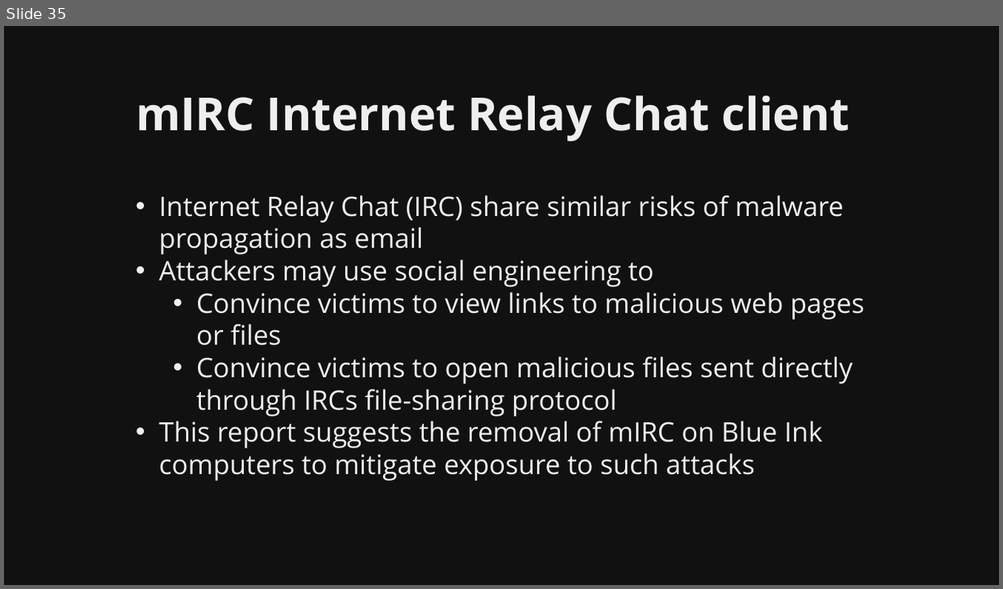
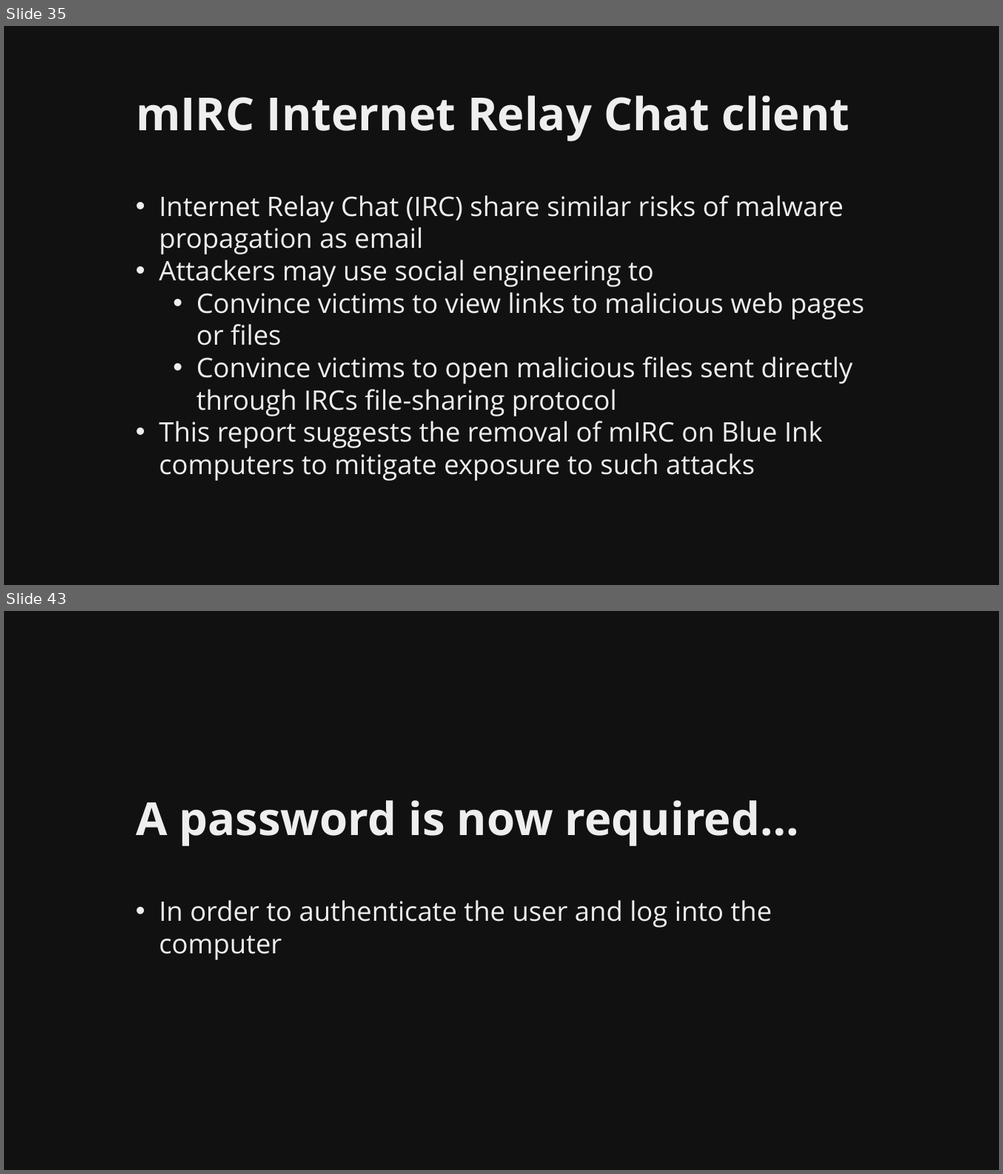
Before and after one commit to martymcflywa/ecu, a slide deck: year_1/sem_2/CSI1101_computer_security/0b_assignment_2_[22MAY15_0900]/dev/CSI1101_PONCE_A2_v01.pptx. Shown one above the other, each under a label of ours: slide 35 before the commit, slides 35 and 43 after it; the slides between them are not shown. The pictures are 1003x589 and 1003x1174 pixels, drawn with LibreOffice and Linux fonts; fonts in the diff are those of the drawing. Boxes give left, top, right and bottom in pixels: in the first picture for what was removed or moved away, otherwise in the second. Text is boxed around its words. In the diff, an @@ line names an element or a change of style, - is before the commit and + after.

Commit message:
CSI1101 A2: finished password protection, todo choosing password

```diff
--- a/year_1/sem_2/CSI1101_computer_security/0b_assignment_2_[22MAY15_0900]/dev/CSI1101_PONCE_A2_v01.pptx
+++ b/year_1/sem_2/CSI1101_computer_security/0b_assignment_2_[22MAY15_0900]/dev/CSI1101_PONCE_A2_v01.pptx
@@ slide 43 added at box(4, 611, 999, 1170), background #111111 @@
@@ title added at box(136, 800, 799, 846), 44 pt, text #EEEEEE, bold @@
+A password is now required…
@@ text added at box(159, 900, 772, 960), 26 pt, text #EEEEEE @@
+• In order to authenticate the user and log into the computer
```
Also in this commit, not shown: 2 slides changed, 12 other slides added, 8 other files.
